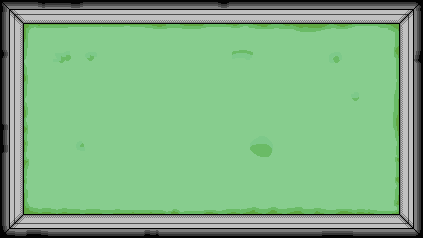
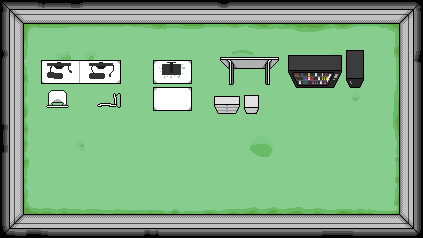
Before/after of a (423, 238) layered artwork. What changed in the layer stack:
added layer "Capa 22" above "Capa 23" over (x1=346, y1=50, x2=364, y2=88)
added layer "Capa 23" above "Grupo 4" over (x1=346, y1=50, x2=364, y2=88)
added group "Grupo 4" with 2 layers above "Grupo 3" over (x1=214, y1=95, x2=259, y2=114)
added layer "Capa 21" in group "Grupo 4" over (x1=244, y1=95, x2=259, y2=114)
added layer "Capa 20" in group "Grupo 4" over (x1=214, y1=96, x2=240, y2=114)
added group "Grupo 3" with 3 layers above "Grupo 2" over (x1=153, y1=55, x2=342, y2=111)
added layer "Capa 18" in group "Grupo 3" over (x1=153, y1=87, x2=192, y2=111)
added layer "Capa 19" in group "Grupo 3" over (x1=153, y1=87, x2=191, y2=111)
added layer "Capa 17" in group "Grupo 3" over (x1=288, y1=55, x2=342, y2=88)
added group "Grupo 2" with 11 layers above "Grupo 1" over (x1=41, y1=57, x2=297, y2=108)
added layer "Capa 10" in group "Grupo 2" over (x1=46, y1=65, x2=114, y2=108)
added layer "Capa 15" in group "Grupo 2" over (x1=220, y1=57, x2=279, y2=85)
added layer "Capa 14" in group "Grupo 2" over (x1=229, y1=60, x2=272, y2=85)
added layer "Capa 11" in group "Grupo 2" over (x1=47, y1=60, x2=192, y2=108)
added layer "Capa 16" in group "Grupo 2" over (x1=221, y1=58, x2=297, y2=85)
added layer "Capa 12" in group "Grupo 2" over (x1=153, y1=60, x2=192, y2=84)
added layer "Capa 13" in group "Grupo 2" over (x1=159, y1=65, x2=183, y2=72)
added layer "Capa 6" in group "Grupo 2" over (x1=41, y1=60, x2=121, y2=84)
added layer "Capa 7" in group "Grupo 2" over (x1=41, y1=60, x2=121, y2=84)
added group "Grupo 1" with 5 layers over (x1=41, y1=50, x2=364, y2=114)
moved "Player" into group "Grupo 1" over (x1=41, y1=50, x2=364, y2=114)
moved "Capa 2" into group "Grupo 1" over (x1=41, y1=50, x2=364, y2=114)
moved "Capa 3" into group "Grupo 1" over (x1=41, y1=50, x2=364, y2=114)
moved "Capa 0" into group "Grupo 1" over (x1=41, y1=50, x2=364, y2=114)
…and 2 more changes (2 added)
